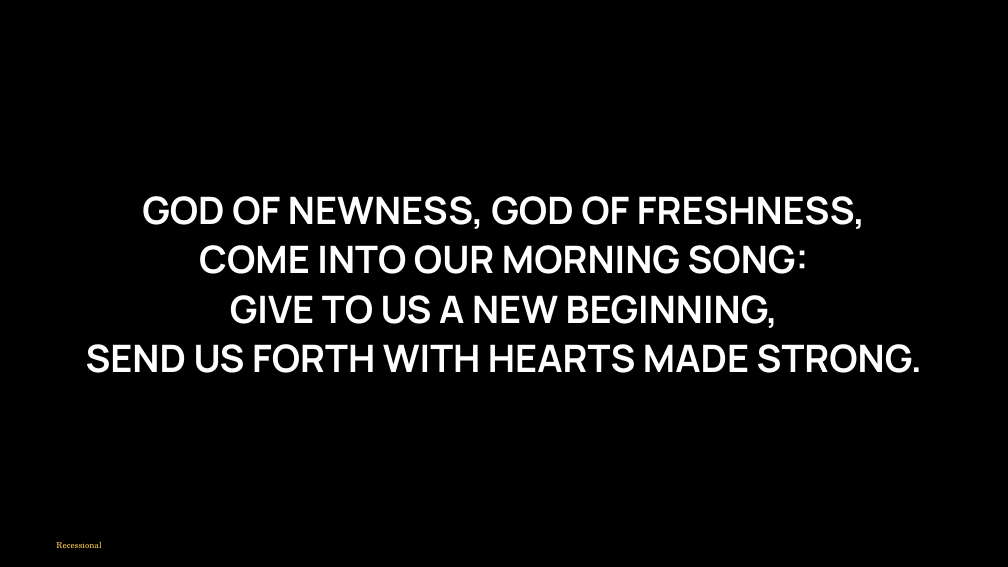
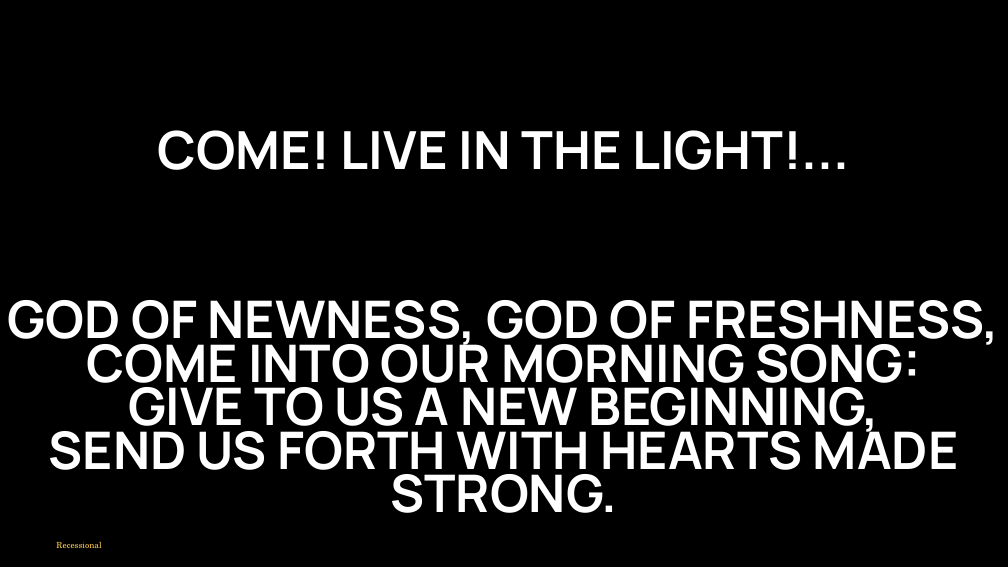
Before and after one commit to divinogabriel9/verbum, a slide deck: slide 73 of outputs/GFCC7Jun2026_TheSolemnityoftheMostHolyBodyandBloodofChrist.pptx (slide 83 before the commit). Drawn at 1008x567 pixels with LibreOffice and Linux fonts; fonts in the diff are those of the drawing. Boxes give left, top, right and bottom in pixels: in the first picture for what was removed or moved away, otherwise in the second. Text is boxed around its words. In the diff, an @@ line names an element or a change of style, - is before the commit and + after.

```diff
--- a/outputs/GFCC7Jun2026_TheSolemnityoftheMostHolyBodyandBloodofChrist.pptx
+++ b/outputs/GFCC7Jun2026_TheSolemnityoftheMostHolyBodyandBloodofChrist.pptx
@@ text added at <box>158,130,849,170</box>, 75 pt, text #FFFFFF, bold @@
+COME! LIVE IN THE LIGHT!...
@@ text "GOD OF NEWNESS, GOD OF ...": place and size @@
-text "GOD OF NEWNESS, GOD OF ..." at <box>86,196,922,373</box>
+text "GOD OF NEWNESS, GOD OF ..." at <box>8,300,999,513</box>
@@ text "GOD OF NEWNESS, GOD OF ..." at <box>8,300,999,513</box>: size 54 to 74 pt; line spacing 1 to 0.7; less space between paragraphs @@
```
Also in this commit, not shown: 12 other slides changed, 11 slides removed, 11 other files.
